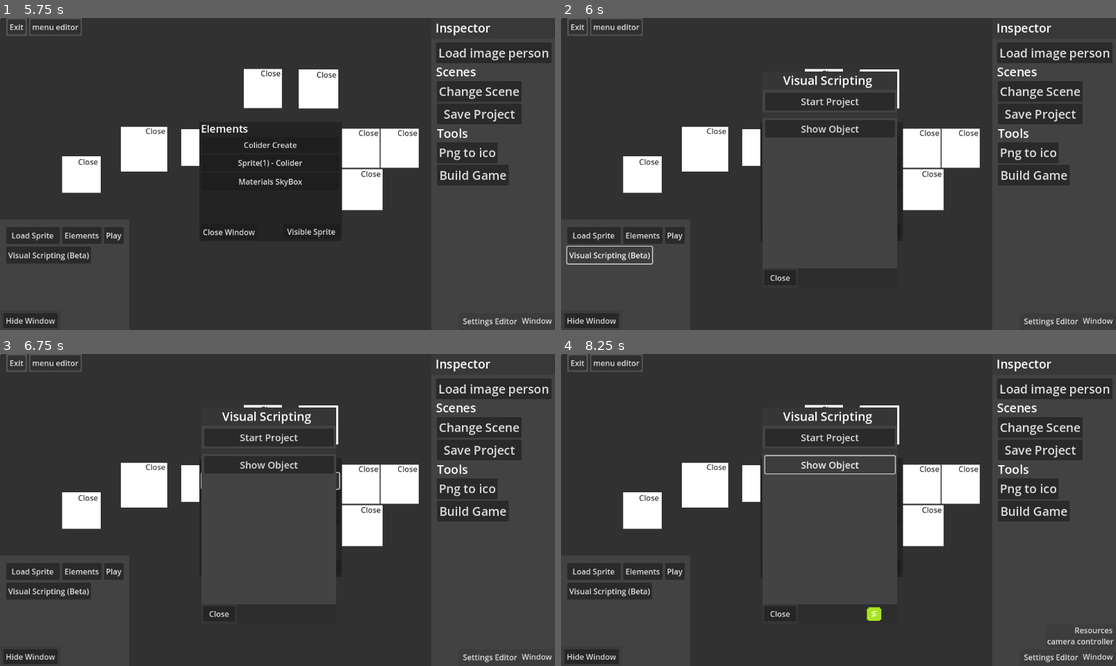
Above: before the commit, frames 1-4 (two rows, left to right).
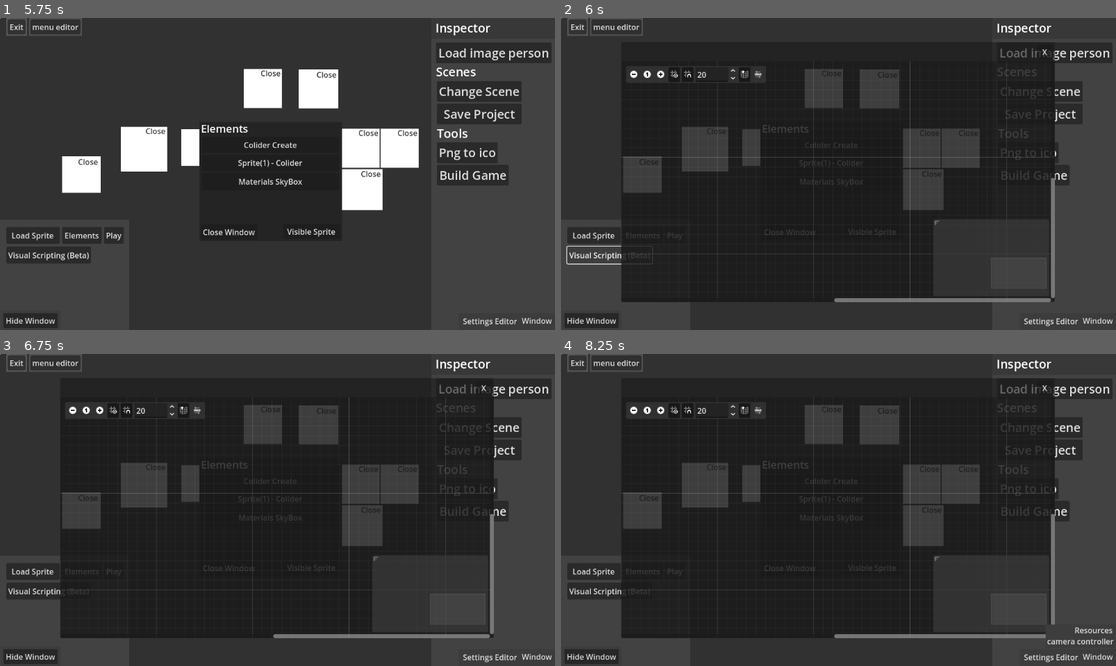
Above: after the commit, the same moments.

Repository: lydex256/BestEngine
Game: Godot game, scene res://Scenes/Menu.tscn
Same seed, same stepped clock (60 frames per second), same inputs: the game is played once before the commit and once after it.
Inputs (mouse positions are in pixels of both pictures, inside the frame that each line leads up to):
- Up to frame 1 (5.75 s): click (33, 64) at 0.52 s; type "12" at 0.6 s; click "Create Project" at 1.25 s; click (260, 149) at 2.02 s; type "Alex" at 2.1 s; click "Create" at 2.75 s; click "Elements" at 3.5 s; click "Change Scene" at 4.25 s; click "<Change Scene" at 5 s
- Up to frame 2 (6 s): click "Visual Scripting (Beta)" at 5.75 s
- Up to frame 3 (6.75 s): click "Colider Create" at 6.5 s
- Up to frame 4 (8.25 s): click "Window" at 7.25 s; click (827, 463) at 8 s, where only the run before the commit has a clickable "Show Object"

Frame 1 is identical in both runs. In frame 2, 25% of the frame differs, in the area x 10-89%, y 9-92%; in frame 3, 24%; in frame 4, 25%.

Commit message:
Recycling old Visual Scripting
Cleaning up old floating window to new GraphEdit

Diff:
--- a/Scenes/Editor.tscn
+++ b/Scenes/Editor.tscn
@@ -21,20 +21,14 @@
 [ext_resource type="Script" uid="uid://dd7xj3viyas66" path="res://Scripts/LoadTiled.gd" id="16_0lqxe"]
 [ext_resource type="Script" uid="uid://c6gounjd775th" path="res://Scripts/Colider.gd" id="16_o3tqc"]
 [ext_resource type="Script" uid="uid://cac1jm7esvu4e" path="res://Scripts/Image/HideImage8.gd" id="17_ovta4"]
-[ext_resource type="Script" uid="uid://cdyn3rd3yoifc" path="res://Scripts/VisualScripting/VisualHide.gd" id="20_7hha3"]
-[ext_resource type="Texture2D" uid="uid://cfk4vcmspya5e" path="res://Scripts/VisualScripting/Image/S.png" id="20_7ot3q"]
 [ext_resource type="Script" uid="uid://808jsm7kxpfx" path="res://Scripts/Elements/HideWindow.gd" id="21_8vhm8"]
-[ext_resource type="Texture2D" uid="uid://b6xhyrwdmvcx3" path="res://Scripts/VisualScripting/Image/D.png" id="21_dg5k4"]
-[ext_resource type="Texture2D" uid="uid://dtdlc4end2jw3" path="res://Scripts/VisualScripting/Image/Sh.png" id="22_cy82k"]
 [ext_resource type="Script" uid="uid://dv5atbof2vk5s" path="res://Scripts/Elements/MaterialsY.gd" id="22_eef6k"]
 [ext_resource type="Script" uid="uid://ctii5q04ms0qn" path="res://Scripts/Elements/MaterialsVisible.gd" id="23_q5wq0"]
 [ext_resource type="Script" uid="uid://bufh1jwkvb35" path="res://Scripts/Elements/MaterialsR.gd" id="25_b7fqo"]
-[ext_resource type="Script" uid="uid://cqxjdiv6roill" path="res://Scripts/VisualScripting/BlockStartProject.gd" id="26_5wx8j"]
 [ext_resource type="Script" uid="uid://hg5kwlpv080e" path="res://Scripts/Elements/MaterialsF.gd" id="26_deu60"]
 [ext_resource type="Script" uid="uid://d27yvkhc4y1nx" path="res://Scripts/Image/hhhide.gd" id="26_kth4d"]
 [ext_resource type="Script" uid="uid://v5lexvogp4fh" path="res://Scripts/SettingsEditor/Acrylic.gd" id="28_e2x3g"]
 [ext_resource type="Script" uid="uid://mevcwgxhs5ra" path="res://Scripts/SettingsEditor/SettingsEditorHide.gd" id="28_fbgjy"]
-[ext_resource type="Script" uid="uid://d2cpone7w861v" path="res://Scripts/VisualScripting/BlockShow.gd" id="29_alboy"]
 [ext_resource type="PackedScene" uid="uid://704xmg5nekb0" path="res://Scenes/Resources/character.tscn" id="31_3qyf2"]
 [ext_resource type="Script" uid="uid://ceu323irl2y1a" path="res://Scripts/ButtonClassPanel.gd" id="32_8lxn8"]
 [ext_resource type="Script" uid="uid://d1pk4m8csqqb4" path="res://Scripts/CameraController/CameraControllerWindowHide.gd" id="33_xifnv"]
@@ -43,6 +37,7 @@
 [ext_resource type="Script" uid="uid://cfa8bq2svmphs" path="res://Scripts/ResourcesWindowHide.gd" id="36_bibm5"]
 [ext_resource type="PackedScene" uid="uid://doh3txatssjvr" path="res://Scenes/Resources/ResourcesWIndow.tscn" id="36_ebbl3"]
 [ext_resource type="Script" uid="uid://nq35405hvqii" path="res://Scripts/OptionB.gd" id="38_r4mt3"]
+[ext_resource type="Script" uid="uid://c7ueegc3jh7sl" path="res://Scripts/VisualScripting/VSMain.gd" id="39_w82wx"]
 [ext_resource type="Script" uid="uid://b1jbxwqjs52qm" path="res://Scripts/HideWindowF.gd" id="41_137os"]
 [ext_resource type="Script" uid="uid://bxkgp2b14ewyw" path="res://Scripts/ExitEditor.gd" id="42_jru20"]
 [ext_resource type="Script" uid="uid://bnb5has4njsg7" path="res://Scripts/Tools/PngToIcoShow.gd" id="43_io6qc"]
@@ -120,12 +115,6 @@
 
 [sub_resource type="CanvasTexture" id="CanvasTexture_q3ies"]
 
-[sub_resource type="CanvasTexture" id="CanvasTexture_7fs5f"]
-
-[sub_resource type="CanvasTexture" id="CanvasTexture_83u4i"]
-
-[sub_resource type="CanvasTexture" id="CanvasTexture_lanwg"]
-
 [sub_resource type="CanvasTexture" id="CanvasTexture_46j00"]
 
 [sub_resource type="CanvasTexture" id="CanvasTexture_r2a7v"]
@@ -467,7 +456,7 @@
 title = "Open a File"
 initial_position = 2
 size = Vector2i(407, 350)
-ok_button_text = "Открыть"
+ok_button_text = "Open"
 dialog_hide_on_ok = true
 file_mode = 0
 access = 2
@@ -516,7 +505,7 @@
 title = "Open a File"
 initial_position = 2
 size = Vector2i(338, 300)
-ok_button_text = "Открыть"
+ok_button_text = "Open"
 dialog_hide_on_ok = true
 file_mode = 0
 access = 2
@@ -838,7 +827,7 @@
 title = "Open a File"
 initial_position = 2
 size = Vector2i(387, 357)
-ok_button_text = "Открыть"
+ok_button_text = "Open"
 dialog_hide_on_ok = true
 file_mode = 0
 access = 2
@@ -849,7 +838,7 @@
 title = "Open a File"
 initial_position = 2
 size = Vector2i(338, 300)
-ok_button_text = "Открыть"
+ok_button_text = "Open"
 dialog_hide_on_ok = true
 file_mode = 0
 access = 2
@@ -860,7 +849,7 @@
 title = "Open a File"
 initial_position = 2
 size = Vector2i(407, 350)
-ok_button_text = "Открыть"
+ok_button_text = "Open"
 file_mode = 0
 access = 2
 filters = PackedStringArray("*.png; PNG, *.jpeg; JPG")
@@ -870,7 +859,7 @@
 title = "Open a File"
 initial_position = 2
 size = Vector2i(407, 350)
-ok_button_text = "Открыть"
+ok_button_text = "Open"
 dialog_hide_on_ok = true
 file_mode = 0
 access = 2
@@ -881,7 +870,7 @@
 title = "Open a File"
 initial_position = 2
 size = Vector2i(407, 350)
-ok_button_text = "Открыть"
+ok_button_text = "Open"
 dialog_hide_on_ok = true
 file_mode = 0
 access = 2
@@ -892,7 +881,7 @@
 title = "Open a File"
 initial_position = 2
 size = Vector2i(407, 350)
-ok_button_text = "Открыть"
+ok_button_text = "Open"
 dialog_hide_on_ok = true
 file_mode = 0
 access = 2
@@ -903,7 +892,7 @@
 title = "Open a File"
 initial_position = 2
 size = Vector2i(407, 350)
-ok_button_text = "Открыть"
+ok_button_text = "Open"
 dialog_hide_on_ok = true
 file_mode = 0
 access = 2
@@ -914,7 +903,7 @@
 title = "Open a File"
 initial_position = 2
 size = Vector2i(407, 350)
-ok_button_text = "Открыть"
+ok_button_text = "Open"
 dialog_hide_on_ok = true
 file_mode = 0
 access = 2
@@ -925,7 +914,7 @@
 title = "Open a File"
 initial_position = 2
 size = Vector2i(407, 350)
-ok_button_text = "Открыть"
+ok_button_text = "Open"
 dialog_hide_on_ok = true
 file_mode = 0
 access = 2
@@ -1176,112 +1165,6 @@
 
 [node name="UI" type="Node2D" parent="EditorScene1/ElementsWindow/Collision"]
 
-[node name="VisualScripting" type="Control" parent="EditorScene1"]
-visible = false
-anchors_preset = 0
-offset_right = 40.0
-offset_bottom = 40.0
-script = ExtResource("20_7hha3")
-
-[node name="Node2D" type="Node2D" parent="EditorScene1/VisualScripting"]
-
-[node name="Sprite2D" type="Sprite2D" parent="EditorScene1/VisualScripting/Node2D"]
-modulate = Color(0.262745, 0.262745, 0.262745, 1)
-position = Vector2(558, 335)
-scale = Vector2(279.75, 447.75)
-texture = SubResource("CanvasTexture_7fs5f")
-
-[node name="Sprite2D2" type="Sprite2D" parent="EditorScene1/VisualScripting/Node2D"]
-modulate = Color(0.211765, 0.211765, 0.211765, 1)
-position = Vector2(558, 130)
-scale = Vector2(280, 38)
-texture = SubResource("CanvasTexture_83u4i")
-
-[node name="Sprite2D5" type="Sprite2D" parent="EditorScene1/VisualScripting/Node2D"]
-modulate = Color(0.211765, 0.211765, 0.211765, 1)
-position = Vector2(558, 202)
-scale = Vector2(280, 12)
-texture = SubResource("CanvasTexture_83u4i")
-
-[node name="Sprite2D3" type="Sprite2D" parent="EditorScene1/VisualScripting/Node2D"]
-modulate = Color(0.211765, 0.211765, 0.211765, 1)
-position = Vector2(558, 540)
-scale = Vector2(280, 40)
-texture = SubResource("CanvasTexture_83u4i")
-
-[node name="Sprite2D4" type="Sprite2D" parent="EditorScene1/VisualScripting/Node2D"]
-modulate = Color(0.176471, 0.176471, 0.176471, 1)
-position = Vector2(595.176, 540.054)
-scale = Vector2(-205.477, -39.838)
-texture = SubResource("CanvasTexture_lanwg")
-
-[node name="CShow" type="Node2D" parent="EditorScene1/VisualScripting/Node2D"]
-
-[node name="S" type="Sprite2D" parent="EditorScene1/VisualScripting/Node2D/CShow"]
-visible = false
-position = Vector2(682, 540)
-scale = Vector2(0.290001, 0.28)
-texture = ExtResource("20_7ot3q")
-
-[node name="D" type="Sprite2D" parent="EditorScene1/VisualScripting/Node2D/CShow"]
-visible = false
-position = Vector2(617, 540)
-scale = Vector2(0.31, 0.29)
-texture = ExtResource("21_dg5k4")
-
-[node name="Sh" type="Sprite2D" parent="EditorScene1/VisualScripting/Node2D/CShow"]
-visible = false
-position = Vector2(650, 540.25)
-scale = Vector2(0.3, 0.285)
-texture = ExtResource("22_cy82k")
-
-[node name="Button" type="Button" parent="EditorScene1/VisualScripting"]
-layout_mode = 0
-offset_left = 422.0
-offset_top = 524.0
-offset_right = 488.0
-offset_bottom = 555.0
-text = "Close"
-
-[node name="Label" type="Label" parent="EditorScene1/VisualScripting"]
-layout_mode = 0
-offset_left = 461.0
-offset_top = 112.0
-offset_right = 648.0
-offset_bottom = 150.0
-theme_override_font_sizes/font_size = 25
-text = "Visual Scripting"
-
-[node name="Control" type="Control" parent="EditorScene1/VisualScripting"]
-anchors_preset = 0
-offset_right = 40.0
-offset_bottom = 40.0
-script = ExtResource("26_5wx8j")
-
-[node name="Button2" type="Button" parent="EditorScene1/VisualScripting/Control"]
-layout_mode = 0
-offset_left = 424.0
-offset_top = 155.0
-offset_right = 693.0
-offset_bottom = 192.0
-theme_override_font_sizes/font_size = 20
-text = "Start Project"
-
-[node name="Control2" type="Control" parent="EditorScene1/VisualScripting"]
-anchors_preset = 0
-offset_right = 40.0
-offset_bottom = 40.0
-script = ExtResource("29_alboy")
-
-[node name="Button" type="Button" parent="EditorScene1/VisualScripting/Control2"]
-layout_mode = 0
-offset_left = 424.0
-offset_top = 212.0
-offset_right = 693.0
-offset_bottom = 248.0
-theme_override_font_sizes/font_size = 20
-text = "Show Object"
-
 [node name="Control" type="Control" parent="EditorScene1"]
 anchors_preset = 0
 offset_right = 40.0
@@ -1619,6 +1502,40 @@
 theme_override_font_sizes/font_size = 25
 text = "Build Game"
 
+[node name="VisualScripting" type="Control" parent="EditorScene1"]
+visible = false
+anchors_preset = 0
+offset_left = 125.0
+offset_top = 90.0
+offset_right = 1025.0
+offset_bottom = 590.0
+script = ExtResource("39_w82wx")
+
+[node name="VSPanel" type="Panel" parent="EditorScene1/VisualScripting"]
+layout_mode = 1
+anchors_preset = 15
+anchor_right = 1.0
+anchor_bottom = 1.0
+offset_top = -40.0
+grow_horizontal = 2
+grow_vertical = 2
+
+[node name="VSCloseButton" type="Button" parent="EditorScene1/VisualScripting/VSPanel"]
+layout_mode = 0
+offset_left = 864.0
+offset_top = 5.0
+offset_right = 895.0
+offset_bottom = 36.0
+text = "X"
+
+[node name="VSCanvas" type="GraphEdit" parent="EditorScene1/VisualScripting"]
+layout_mode = 1
+anchors_preset = 15
+anchor_right = 1.0
+anchor_bottom = 1.0
+grow_horizontal = 2
+grow_vertical = 2
+
 [node name="EditorScene2" type="Control" parent="."]
 visible = false
 anchors_preset = 0
@@ -1846,7 +1763,7 @@
 title = "Open a File"
 initial_position = 2
 size = Vector2i(407, 350)
-ok_button_text = "Открыть"
+ok_button_text = "Open"
 dialog_hide_on_ok = true
 file_mode = 0
 access = 2
@@ -1857,7 +1774,7 @@
 title = "Open a File"
 initial_position = 2
 size = Vector2i(338, 300)
-ok_button_text = "Открыть"
+ok_button_text = "Open"
 dialog_hide_on_ok = true
 file_mode = 0
 access = 2
@@ -2346,9 +2263,6 @@
 [connection signal="pressed" from="EditorScene1/ElementsWindow/MaterialsUI/Control4/Button" to="EditorScene1/ElementsWindow/MaterialsUI/Control4" method="_on_button_pressed"]
 [connection signal="pressed" from="EditorScene1/ElementsWindow/MaterialsUI/Control5/Button" to="EditorScene1/ElementsWindow/MaterialsUI/Control5" method="_on_button_pressed"]
 [connection signal="pressed" from="EditorScene1/ElementsWindow/MaterialsUI/Control6/Button" to="EditorScene1/ElementsWindow/MaterialsUI/Control6" method="_on_button_pressed"]
-[connection signal="pressed" from="EditorScene1/VisualScripting/Button" to="EditorScene1/VisualScripting" method="_on_button_pressed"]
-[connection signal="pressed" from="EditorScene1/VisualScripting/Control/Button2" to="EditorScene1/VisualScripting/Control" method="_on_button_2_pressed"]
-[connection signal="pressed" from="EditorScene1/VisualScripting/Control2/Button" to="EditorScene1/VisualScripting/Control2" method="_on_button_pressed"]
 [connection signal="pressed" from="EditorScene1/Control/Button2" to="EditorScene1/Control" method="_on_button_2_pressed"]
 [connection signal="pressed" from="EditorScene1/ButtonClassPanel/Button" to="EditorScene1/ButtonClassPanel" method="_on_button_pressed"]
 [connection signal="pressed" from="EditorScene1/ButtonClassPanel/Button2" to="EditorScene1/ElementsWindow" method="_on_button_D_pressed"]
@@ -2364,6 +2278,7 @@
 [connection signal="pressed" from="EditorScene1/Control2/Button" to="EditorScene1/Control2" method="_on_button_pressed"]
 [connection signal="pressed" from="EditorScene1/PngToIco/Button3" to="EditorScene1/PngToIco" method="_on_button_3_pressed"]
 [connection signal="pressed" from="EditorScene1/Control3/Button" to="EditorScene1/Control3" method="_on_button_pressed"]
+[connection signal="pressed" from="EditorScene1/VisualScripting/VSPanel/VSCloseButton" to="EditorScene1/VisualScripting" method="_on_vs_close_button_pressed"]
 [connection signal="pressed" from="EditorScene2/Tools/LoadImage" to="EditorScene2/Tools" method="_on_load_image_pressed"]
 [connection signal="pressed" from="EditorScene2/Tools/LoadPerson/LoadImage" to="EditorScene2/Tools/LoadPerson" method="_on_load_image_pressed"]
 [connection signal="pressed" from="EditorScene2/Control/Button" to="EditorScene2/Control" method="_on_button_pressed"]
--- /dev/null
+++ b/Scripts/VisualScripting/VSMain.gd
@@ -0,0 +1,9 @@
+extends Control
+
+
+@onready var visual_scripting: Control = $"."
+@onready var vs_close_button: Button = $VSPanel/VSCloseButton
+
+
+func _on_vs_close_button_pressed() -> void:
+	visual_scripting.hide()
--- a/Scripts/VisualScripting/VisualHide.gd
+++ /dev/null
@@ -1,6 +0,0 @@
-extends Control
-
-@onready var visual_scripting = $"."
-
-func _on_button_pressed():
-	visual_scripting.hide()
Not shown: 3 places in Scenes/Editor.tscn that only renumber resources
Binary file removed: Scripts/VisualScripting/Image/D.png
Not shown, removed: Scripts/VisualScripting/Image/D.png.import
Binary file removed: Scripts/VisualScripting/Image/S.png
Not shown, removed: Scripts/VisualScripting/Image/S.png.import
Binary file removed: Scripts/VisualScripting/Image/Sh.png
Not shown, removed: Scripts/VisualScripting/Image/Sh.png.import
Not shown, added: Scripts/VisualScripting/VSMain.gd.uid
Not shown, removed: Scripts/VisualScripting/VisualHide.gd.uid
